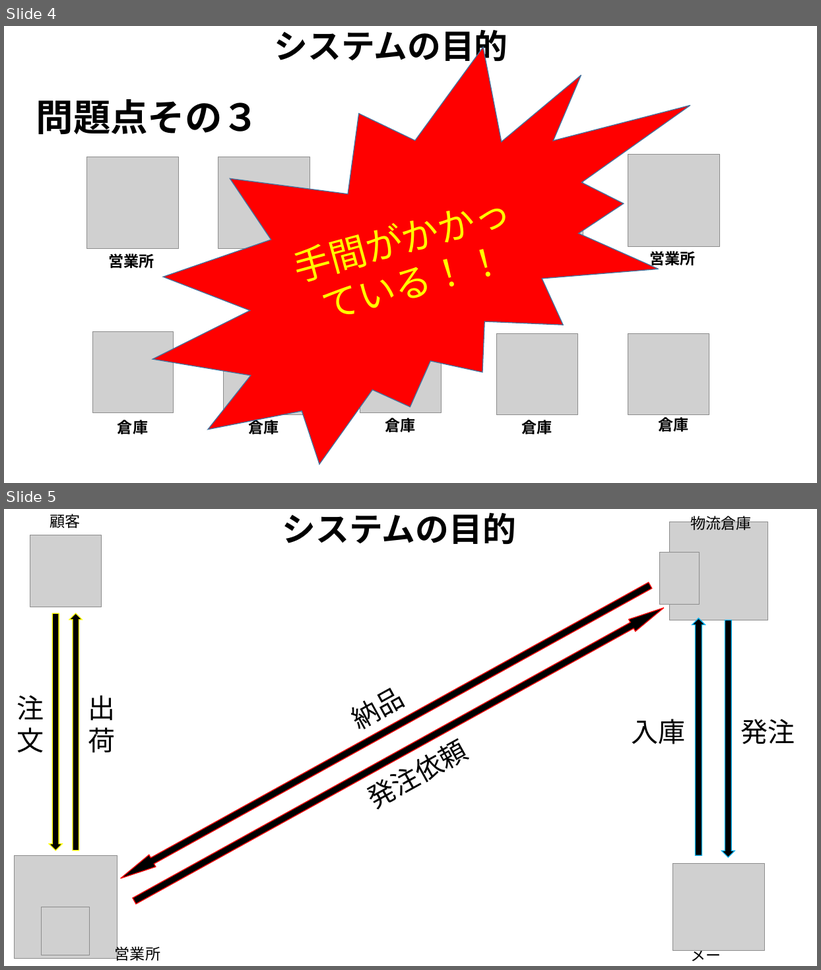
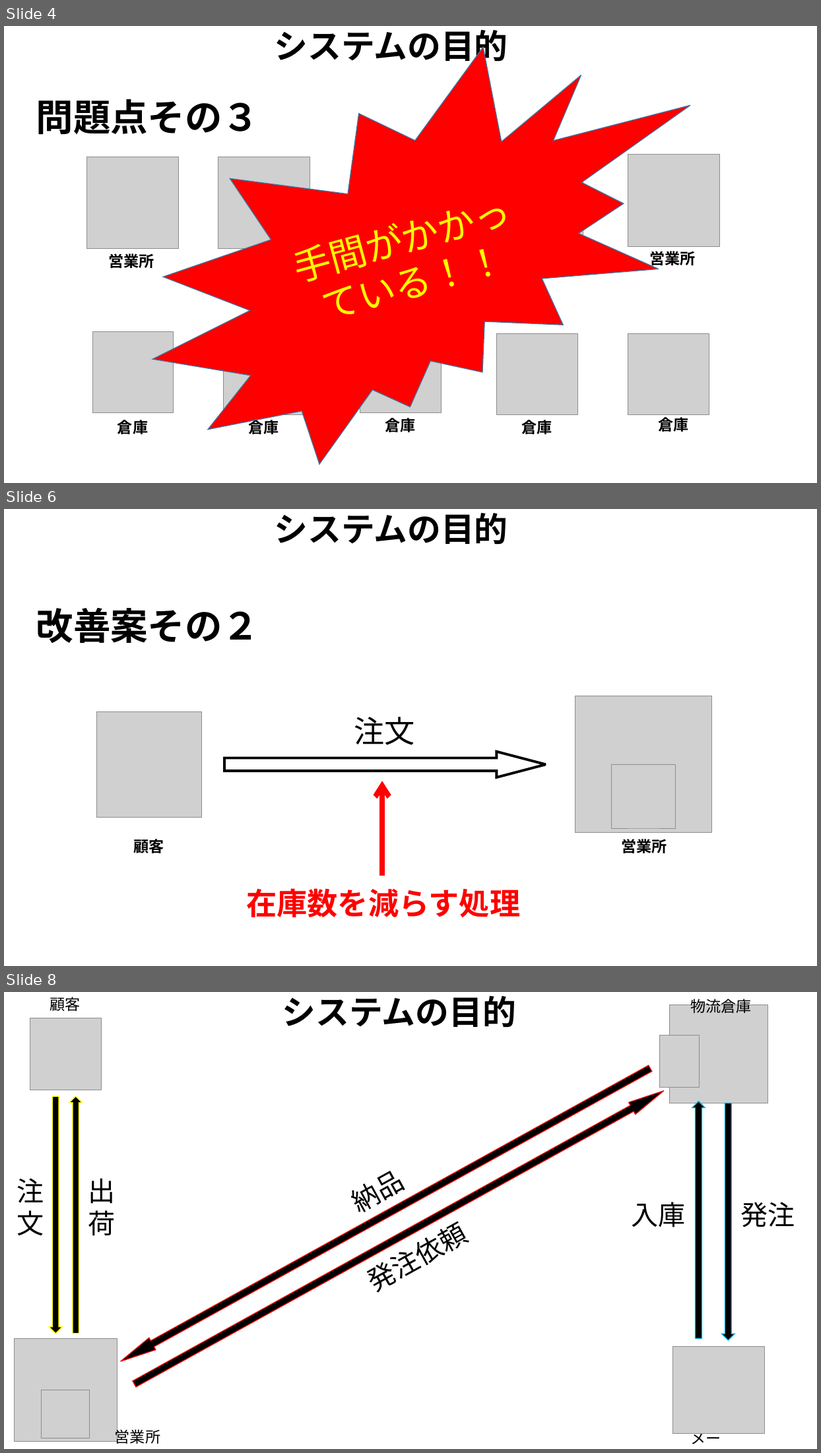
Before and after one commit to Yamanin3/system-devel, a slide deck: 企画発表プレゼンテーション.pptx. Shown one above the other, each under a label of ours: slides 4 and 5 before the commit, slides 4, 6 and 8 after it; the slides between them are not shown. The pictures are 821x970 and 821x1453 pixels, drawn with LibreOffice and Linux fonts; fonts in the diff are those of the drawing; grey boxes stand for pictures; background and template pictures are left out. Boxes give left, top, right and bottom in pixels: in the first picture for what was removed or moved away, otherwise in the second. Text is boxed around its words. In the diff, an @@ line names an element or a change of style, - is before the commit and + after.

Commit message:
改善案スライドを3枚追加した

```diff
--- a/企画発表プレゼンテーション.pptx
+++ b/企画発表プレゼンテーション.pptx
@@ slide 6 added at [4, 509, 817, 966], background picture (left out) @@
@@ title added at [275, 513, 508, 544], 39.6 pt, text #000000, bold @@
+システムの目的
@@ text added at [36, 608, 260, 643], 44 pt, text #000000, bold @@
+改善案その２
@@ picture added at [576, 696, 712, 833] @@
@@ picture added at [96, 712, 202, 818] @@
@@ text added at [354, 717, 415, 745], 36 pt, text #000000 @@
+注文
@@ right arrow added at [224, 752, 546, 778], fill #FFFFFF, outline #000000 3 pt @@
@@ picture added at [612, 764, 677, 828] @@
@@ arrow added from (382, 875) to (382, 781), #FF0000 6 pt @@
@@ text added at [133, 837, 164, 856], 18 pt, text #000000, bold @@
+顧客
@@ text added at [621, 839, 667, 854], 18 pt, text #000000, bold @@
+営業所
@@ text added at [246, 889, 520, 918], 36 pt, text #FF0000, bold @@
+在庫数を減らす処理
@@ what was slide 5 is now slide 8 @@
```
Also in this commit, not shown: 1 slide changed, 2 other slides added.
